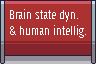
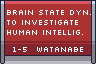
Before/after of a 96×64 layered artwork. What changed in the layer stack:
added layer "1-5 Watanabe" above "Brain state dyn. ..." over [13, 47, 83, 52]
painted on "Brain state dyn. ..." over [7, 9, 91, 38]
